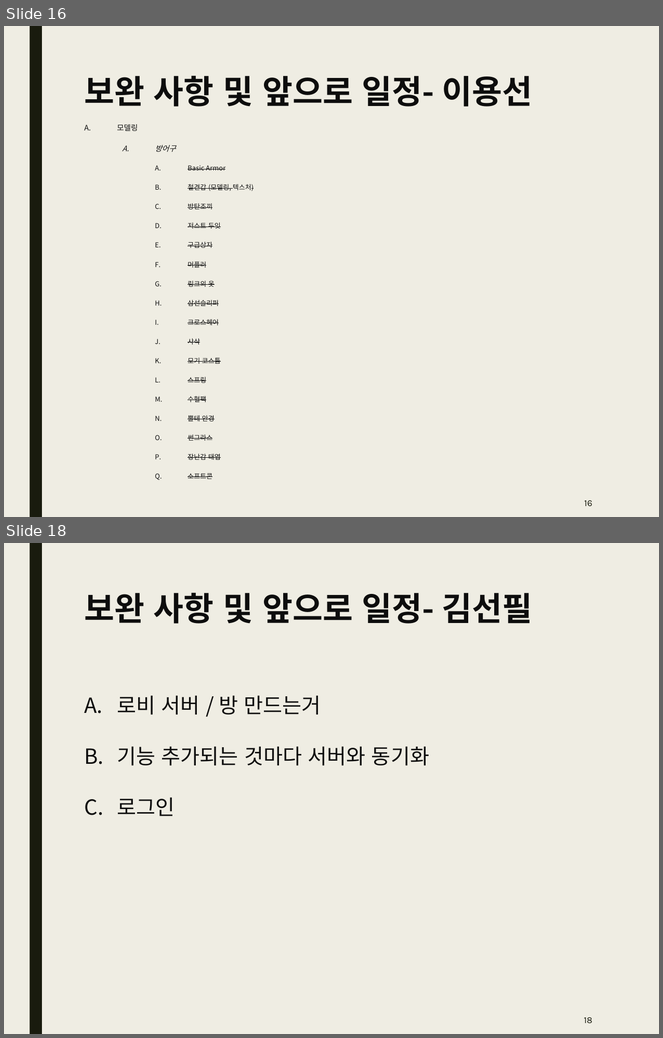
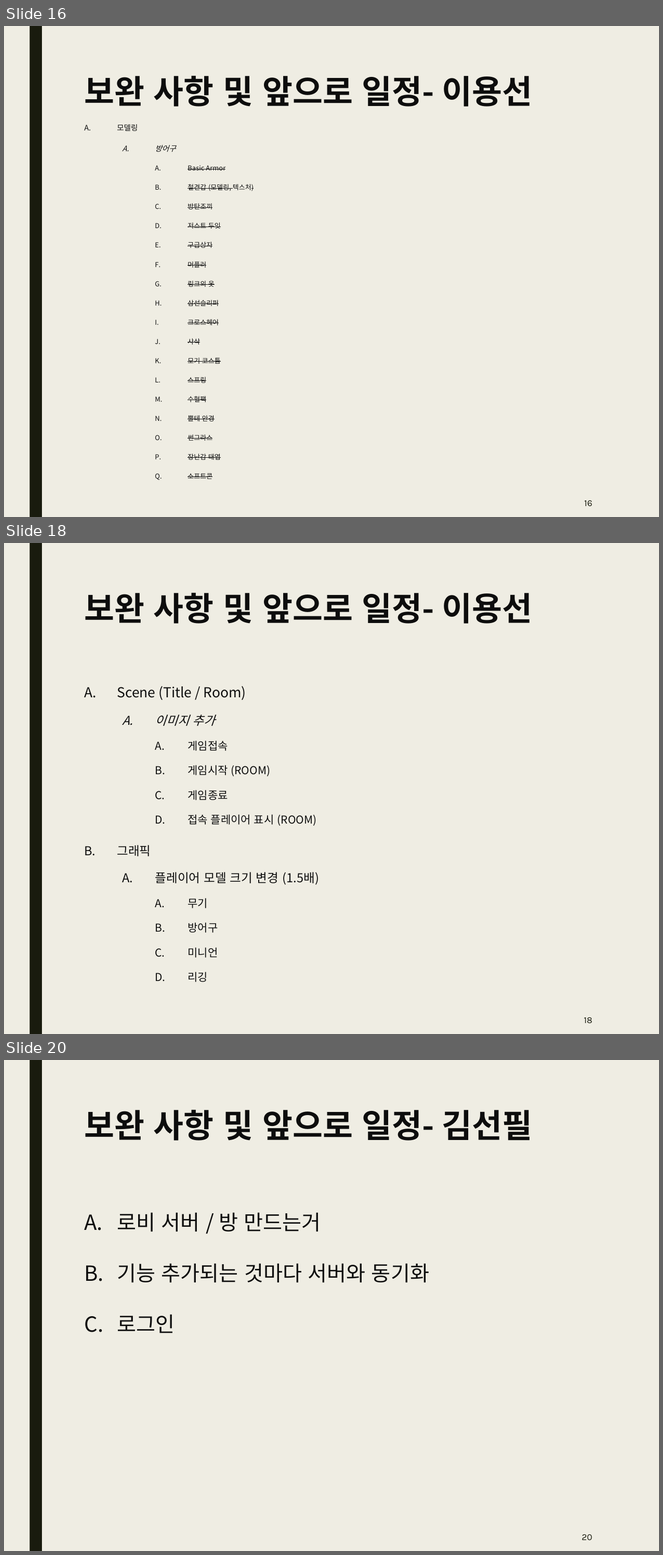
Before and after one commit to Kim2Kang/Documents, a slide deck: 진행사항.pptx. Shown one above the other, each under a label of ours: slides 16 and 18 before the commit, slides 16, 18 and 20 after it; the slides between them are not shown. The pictures are 663x1038 and 663x1555 pixels, drawn with LibreOffice and Linux fonts; fonts in the diff are those of the drawing. Boxes give left, top, right and bottom in pixels: in the first picture for what was removed or moved away, otherwise in the second. Text is boxed around its words. In the diff, an @@ line names an element or a change of style, - is before the commit and + after.

Commit message:
진행사항 ppt 업로드
진행사항 ppt 업로드

```diff
--- a/진행사항.pptx
+++ b/진행사항.pptx
@@ slide 18 added at [4,543,659,1034], background #EFEDE3; not listed: 1 template element that a slide beside it also shows @@
@@ title added at [84,593,532,624], 36 pt, text #0D0D0D, bold @@
+보완 사항 및 앞으로 일정- 이용선
@@ text added at [117,686,319,982], 12 pt, text #0D0D0D @@
+A. Scene (Title / Room)
+  A. 이미지 추가
+    A. 게임접속
+    B. 게임시작 (ROOM)
+    C. 게임종료
+    D. 접속 플레이어 표시 (ROOM)
+B. 그래픽
+  A. 플레이어 모델 크기 변경 (1.5배)
+    A. 무기
+    B. 방어구
+    C. 미니언
+    D. 리깅
@@ page number added at [584,1018,593,1024], 10 pt, text #191B0E @@
+18
@@ what was slide 18 is now slide 20 @@
@@ page number at [582,1535,592,1540]: text changed @@
-18
+20
```
Also in this commit, not shown: 1 slide changed, 1 other slide added.
